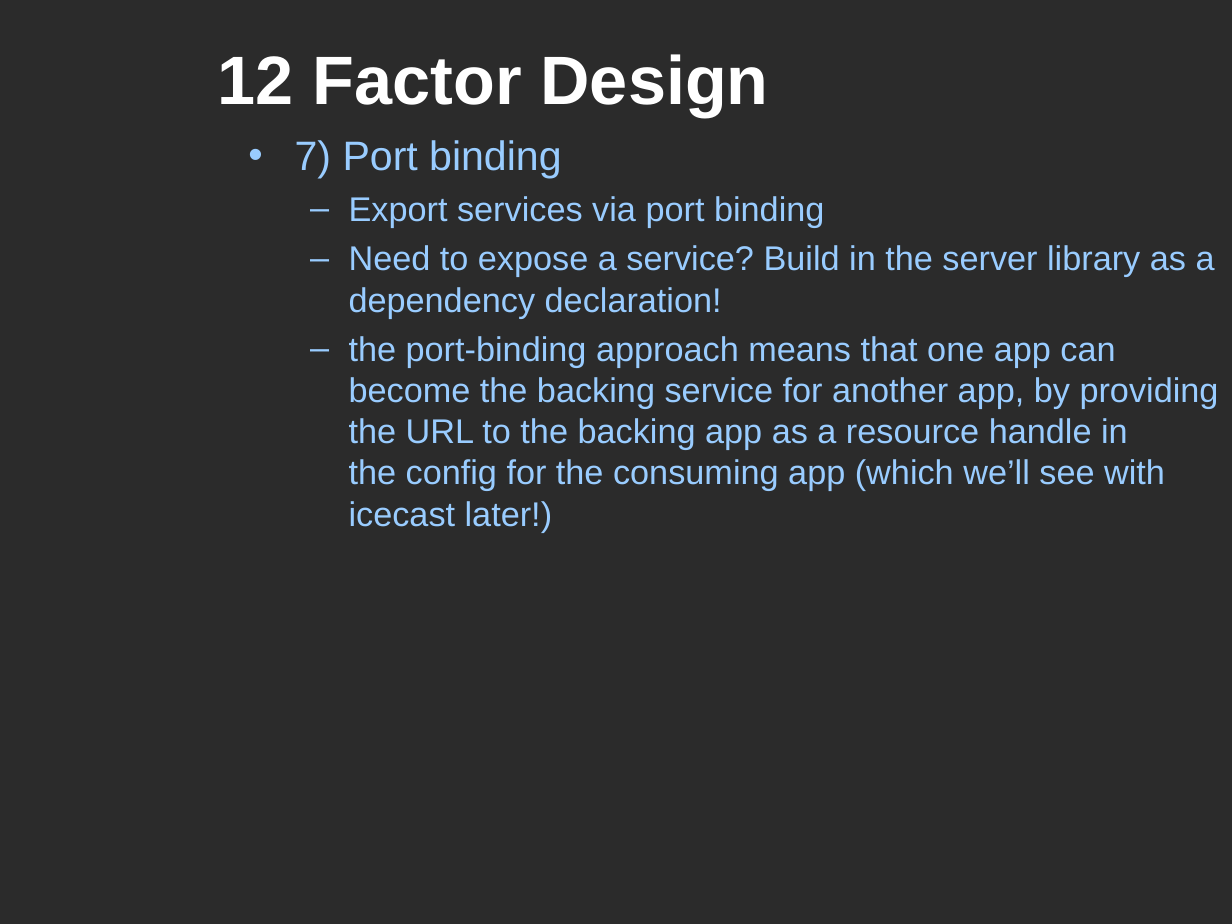
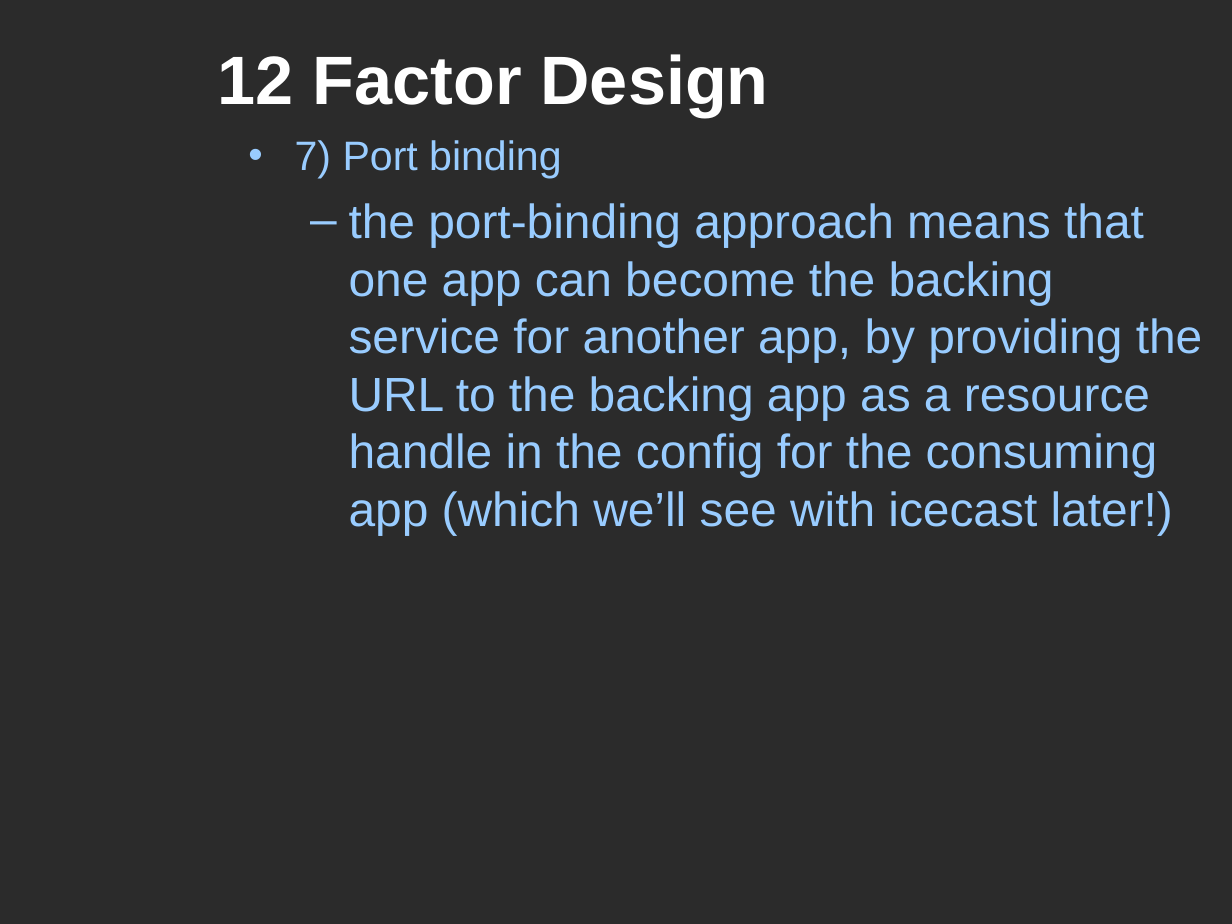
Before and after one commit to mars64/k8s-music-stack, a slide deck: slide 29 of MarcialWhite-Kubernetes101-www.SoFree.us-20170603.ppt (slide 18 before the commit). Drawn at 1232x924 pixels with LibreOffice and Linux fonts; fonts in the diff are those of the drawing; background and template pictures are left out; a plain dark background stands for a picture behind light text. Boxes give left, top, right and bottom in pixels: in the first picture for what was removed or moved away, otherwise in the second. Text is boxed around its words. In the diff, an @@ line names an element or a change of style, - is before the commit and + after.

```diff
--- a/MarcialWhite-Kubernetes101-www.SoFree.us-20170603.ppt
+++ b/MarcialWhite-Kubernetes101-www.SoFree.us-20170603.ppt
@@ text at <box>349,196,1215,318</box>: paragraphs removed @@
-  – Export services via port binding
-  – Need to expose a service? Build in the server library as a dependency declaration!
@@ text at <box>349,203,1203,535</box>: size 20 to 28 pt; more space between paragraphs @@
```
Also in this commit, not shown: 16 other slides changed, 17 slides added, 1 other file.
